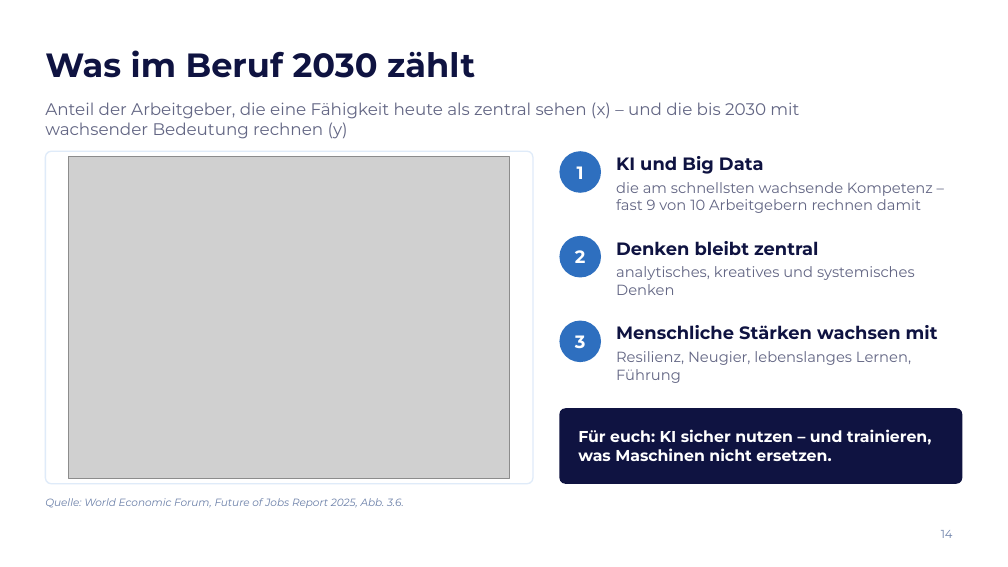
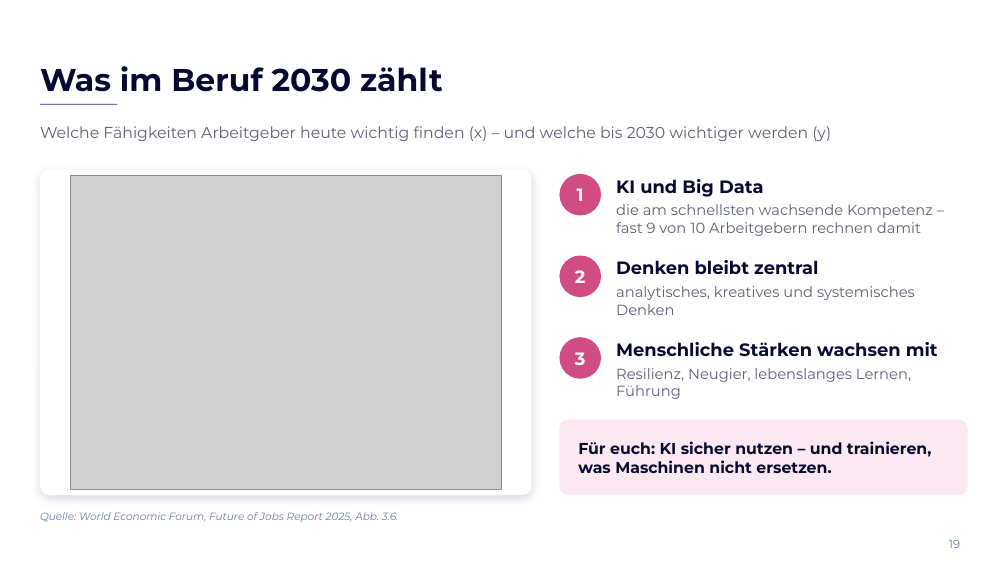
Before and after one commit to elias762/Advisory-board, a slide deck: slide 19 of ki-tag-gymnasium-sued/KI-Tag_Gymnasium-Sued_Impulsvortrag.pptx (slide 14 before the commit). Drawn at 1008x567 pixels with LibreOffice and Linux fonts; fonts in the diff are those of the drawing; grey boxes stand for pictures; background and template pictures are left out. Boxes give left, top, right and bottom in pixels: in the first picture for what was removed or moved away, otherwise in the second. Text is boxed around its words. In the diff, an @@ line names an element or a change of style, - is before the commit and + after.

```diff
--- a/ki-tag-gymnasium-sued/KI-Tag_Gymnasium-Sued_Impulsvortrag.pptx
+++ b/ki-tag-gymnasium-sued/KI-Tag_Gymnasium-Sued_Impulsvortrag.pptx
@@ title "Was im Beruf 2030 zählt": place and size @@
-title "Was im Beruf 2030 zählt" at <box>45,50,475,78</box>
+title "Was im Beruf 2030 zählt" at <box>40,66,443,92</box>
@@ title "Was im Beruf 2030 zählt" at <box>40,66,443,92</box>: size 32 to 30 pt, text colour #0F1341 to #050A30; vertical alignment middle to bottom @@
@@ text "Welche Fähigkeiten Arbeitgeber heute wichtig ..." at <box>40,126,831,141</box>: vertical alignment top to middle @@
@@ line added from (40, 104) to (117, 104), #283070 0.75 pt @@
@@ text at <box>40,126,831,141</box>: text changed; size 16 to 15 pt; text colour #636684 to #5E6178 @@
-Anteil der Arbeitgeber, die eine Fähigkeit heute als zentral sehen (x) – und die bis 2030 mit wachsender Bedeutung rechnen (y)
+Welche Fähigkeiten Arbeitgeber heute wichtig finden (x) – und welche bis 2030 wichtiger werden (y)
@@ rounded rectangle: place and size @@
-rounded rectangle at <box>45,151,533,484</box>
+rounded rectangle at <box>40,170,532,495</box>
@@ rounded rectangle at <box>40,170,532,495</box>: outline #DFEBF9 1.25 pt to none; shadow on; proportions changed @@
@@ picture: place and size @@
-picture at <box>69,157,510,479</box>
+picture at <box>70,176,501,490</box>
@@ text "1": place and size @@
-text "1" at <box>577,166,584,179</box>
+text "1" at <box>577,188,584,201</box>
@@ ellipse: place and size @@
-ellipse at <box>560,151,601,193</box>
+ellipse at <box>560,174,601,216</box>
@@ fill #2E6FBF to #D24C84 in 3 elements at <box>560,337,601,379</box>, <box>560,256,601,297</box>, <box>560,174,601,216</box> @@
@@ text colour #0F1341 to #050A30 in 3 elements at <box>616,342,938,357</box>, <box>616,260,818,274</box>, <box>616,179,764,197</box> @@
@@ text "KI und Big Data": place and size @@
-text "KI und Big Data" at <box>616,156,764,174</box>
+text "KI und Big Data" at <box>616,179,764,197</box>
@@ text colour #636684 to #5E6178 in 3 elements at <box>616,368,911,399</box>, <box>616,286,915,315</box>, <box>616,204,933,236</box> @@
@@ text "die am schnellsten wachsende Kompetenz ...": place and size @@
-text "die am schnellsten wachsende Kompetenz ..." at <box>616,182,933,213</box>
+text "die am schnellsten wachsende Kompetenz ..." at <box>616,204,933,236</box>
@@ text "2": place and size @@
-text "2" at <box>575,250,586,263</box>
+text "2" at <box>575,270,586,283</box>
@@ ellipse: place and size @@
-ellipse at <box>560,236,601,278</box>
+ellipse at <box>560,256,601,297</box>
@@ text "Denken bleibt zentral": place and size @@
-text "Denken bleibt zentral" at <box>616,241,818,255</box>
+text "Denken bleibt zentral" at <box>616,260,818,274</box>
@@ text "analytisches, kreatives und systemisches Denken": place and size @@
-text "analytisches, kreatives und systemisches Denken" at <box>616,266,915,295</box>
+text "analytisches, kreatives und systemisches Denken" at <box>616,286,915,315</box>
@@ text "3": place and size @@
-text "3" at <box>575,335,586,349</box>
+text "3" at <box>575,352,586,365</box>
@@ ellipse: place and size @@
-ellipse at <box>560,321,601,362</box>
+ellipse at <box>560,337,601,379</box>
@@ text "Menschliche Stärken wachsen mit": place and size @@
-text "Menschliche Stärken wachsen mit" at <box>616,325,938,340</box>
+text "Menschliche Stärken wachsen mit" at <box>616,342,938,357</box>
@@ text "Resilienz, Neugier, lebenslanges Lernen, Führung": place and size @@
-text "Resilienz, Neugier, lebenslanges Lernen, Führung" at <box>616,351,911,383</box>
+text "Resilienz, Neugier, lebenslanges Lernen, Führung" at <box>616,368,911,399</box>
@@ rounded rectangle: place and size @@
-rounded rectangle at <box>560,408,963,484</box>
+rounded rectangle at <box>560,420,968,495</box>
@@ rounded rectangle at <box>560,420,968,495</box>: fill #0F1341 to #FCE8F0; proportions changed @@
@@ text "Für euch: KI sicher nutzen ...": place and size @@
-text "Für euch: KI sicher nutzen ..." at <box>578,429,932,461</box>
+text "Für euch: KI sicher nutzen ..." at <box>578,441,932,473</box>
@@ text "Für euch: KI sicher nutzen ..." at <box>578,441,932,473</box>: text colour #FFFFFF to #050A30 @@
@@ text "Quelle: World Economic Forum, Future ...": place and size @@
-text "Quelle: World Economic Forum, Future ..." at <box>45,498,404,508</box>
+text "Quelle: World Economic Forum, Future ..." at <box>40,512,399,522</box>
@@ page number removed at <box>941,530,953,538</box> @@
-14
@@ page number added at <box>949,540,960,548</box>, 11 pt, text #6A7FA8 @@
+19
```
Also in this commit, not shown: 18 other slides changed, 7 slides added, 1 other file.
